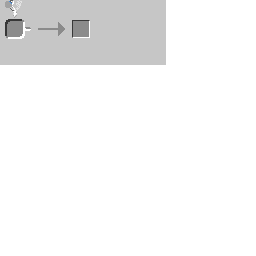
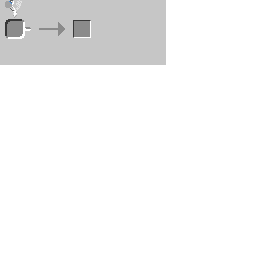
Two versions of the same layered image (256px x 256px). Layer-by-layer changes:
painted on "Camada 1" over 72, 20, 91, 38
